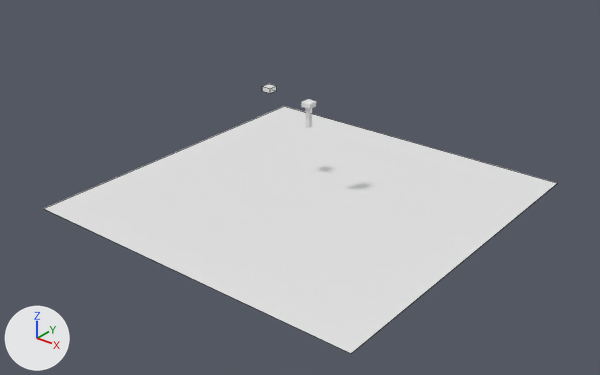
The Blender file LightArm/blender/robotarm with anim.blend: old version first, new version second.
Rendered twice from a camera (50 mm lens) standing at (91.6, -117.2, 73.8) and looking at (0.9, -3.8, 3.5). Arrows for +X, +Y and +Z are at lower left; the lights stay in place. Mesh edges are drawn as thin lines on the coarser meshes.

The older version as bpy lines, for what is in view:
```python
me_plane = bpy.data.meshes.new('Plane')
me_plane.from_pydata(...)  # 4 vertices, 1 face; spans x -1.0..1.0, y -1.0..1.0, z 0.0
# before: 0 (-1.0, -1.0, 0.0) at pixel (43, 208), 1 (1.0, -1.0, 0.0) at pixel (351, 353), 2 (-1.0, 1.0, 0.0) at pixel (284, 106), 3 (1.0, 1.0, 0.0) at pixel (557, 183)
ob_plane = bpy.data.objects.new('Plane', me_plane)
ob_plane.location = (0.0, 0.0, 0.0)
ob_plane.scale = (36.5, 36.5, 36.5)
```
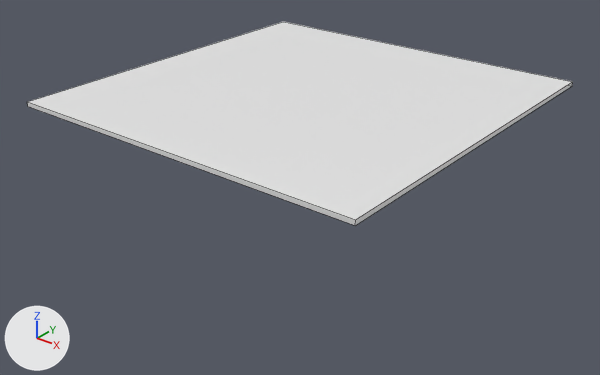
What differs and where, as boxes (x1, y1, x2, y2) in the pictures (600 x 375 px):
'Plane', reshaped, moved (6% wider, 17% shorter)
    before: (43, 106, 557, 353)
    after: (27, 22, 573, 226)

What changed in the scene script:
```text
Change me_plane:
    where me_plane.from_pydata(...)  # 4 vertices, 1 face; spans x -1.0..1.0, y -1.0..1.0, z 0.0
    used by ob_plane; location = (0.0, 0.0, 0.0); scale = (36.5, 36.5, 36.5)
    verts and faces of me_plane; kept vertices keep their numbers, new ones are numbered from 4
    me_plane part 1
    add delete_faces([(0, 1, 3, 2)])
    add for new, old in zip([*range(4, 8)], [*range(0, 4)]): verts[new] = verts[old] + (0.0, 0.0, 0.02)
    add faces += [(0, 2, 3, 1), (4, 5, 7, 6), (1, 3, 7, 5), (0, 4, 6, 2), (2, 6, 7, 3), (0, 1, 5, 4)]
Change ob_plane:
    ob_plane.location: (0.0, 0.0, 0.0) -> (0.0, 0.0, 20.9)
```
